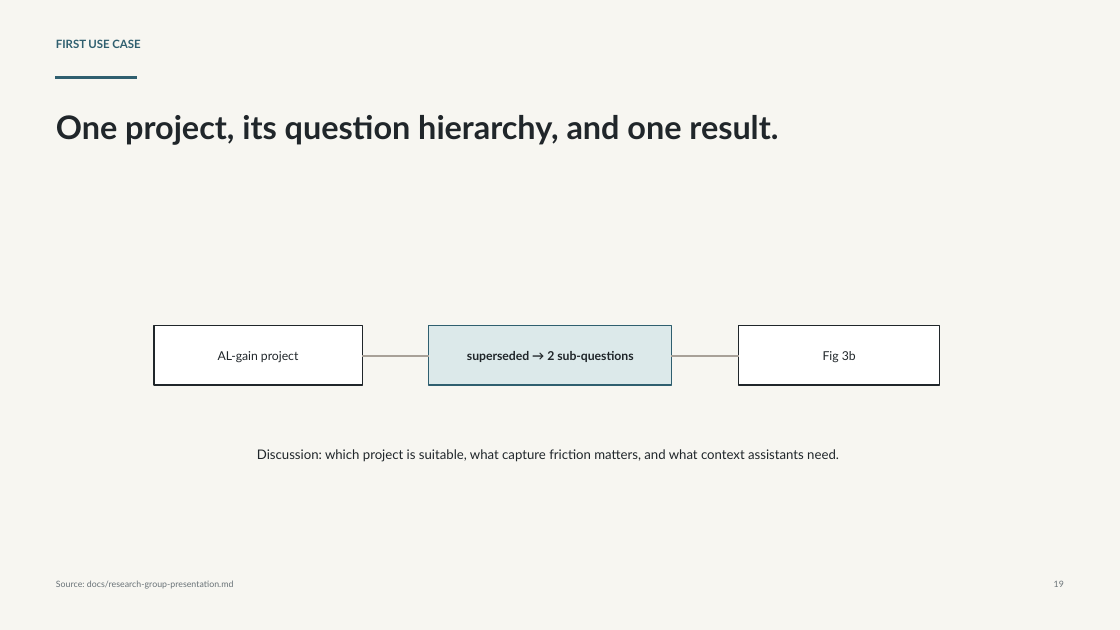
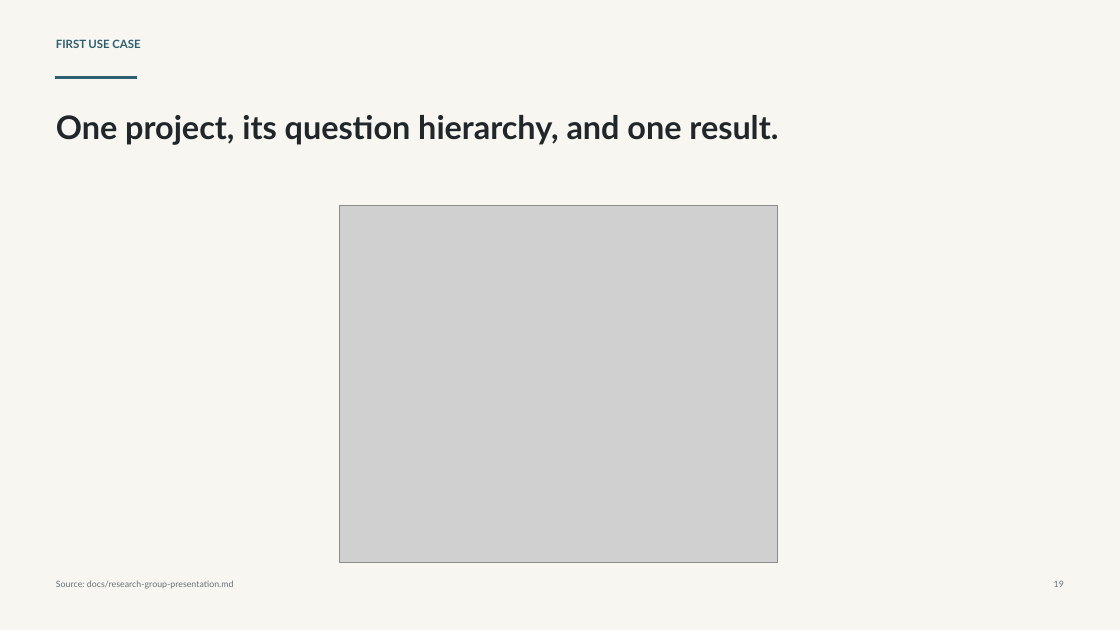
Before and after one commit to SamuelBrudner/lab-tracker, a slide deck: slide 19 of outputs/019e93bf-5861-7ba2-af6a-d3677b8793cd/presentations/lab-tracker-research-group/output/lab-tracker-research-group-presentation.pptx. Drawn at 1120x630 pixels with LibreOffice and Linux fonts; fonts in the diff are those of the drawing; grey boxes stand for pictures. Boxes give left, top, right and bottom in pixels: in the first picture for what was removed or moved away, otherwise in the second. Text is boxed around its words. In the diff, an @@ line names an element or a change of style, - is before the commit and + after.

```diff
--- a/outputs/019e93bf-5861-7ba2-af6a-d3677b8793cd/presentations/lab-tracker-research-group/output/lab-tracker-research-group-presentation.pptx
+++ b/outputs/019e93bf-5861-7ba2-af6a-d3677b8793cd/presentations/lab-tracker-research-group/output/lab-tracker-research-group-presentation.pptx
@@ picture added at (339,206,778,563) @@
@@ rectangle removed at (154,326,362,386) @@
@@ rectangle removed at (429,326,672,386) @@
@@ rectangle removed at (739,326,940,386) @@
@@ text removed at (218,351,298,363) @@
-AL-gain project
@@ rectangle removed at (362,355,429,357) @@
@@ text removed at (467,351,633,362) @@
-superseded → 2 sub-questions
@@ rectangle removed at (672,355,739,357) @@
@@ text removed at (823,351,856,363) @@
-Fig 3b
@@ text removed at (257,449,839,462) @@
-Discussion: which project is suitable, what capture friction matters, and what context assistants need.
```
Also in this commit, not shown: 3 other slides changed, 3 other files.
